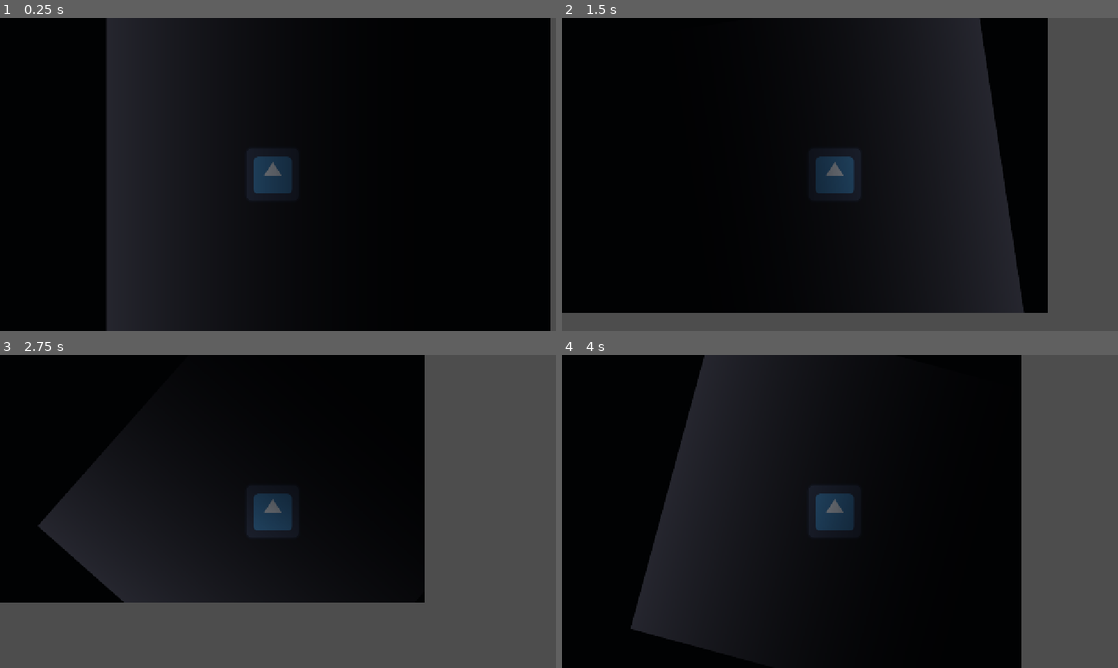
Above: before the commit, frames 1-4 (two rows, left to right).
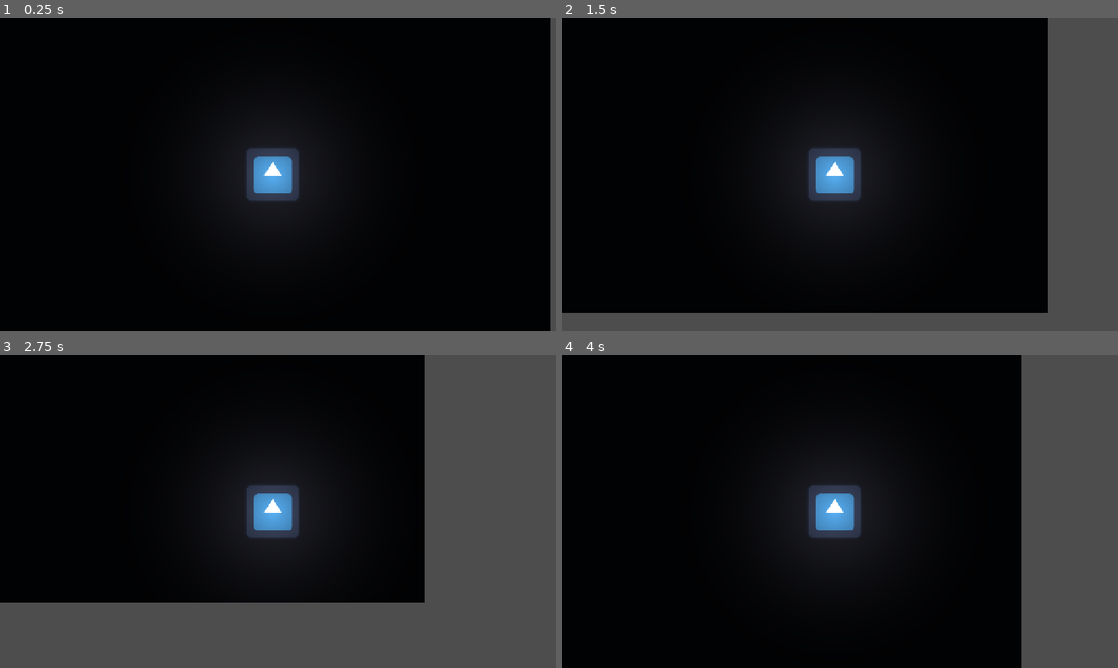
Above: after the commit, the same moments.

Repository: ssybuildathon-cmd/Shri-Shikshayatan-School
Game: Godot game, scene res://Scenes/MuseumRoom.tscn
The game is run twice, just before and just after one commit, with the same random seed, the same clock (stepped at 60 frames per second) and the same inputs. The engine's default icon, where the game draws it, is replaced by a stand-in: a white triangle on a blue panel in a dark square.
Inputs (mouse positions are in pixels of both pictures, inside the frame that each line leads up to):
- Up to frame 1 (0.25 s): no input
- Up to frame 2 (1.5 s): tap Enter at 0.5 s; move the mouse to (962, 158) at 0.52 s; hold Right (ui_right) 0.53-1.28 s; hold E (interact, bound only after the commit) 0.53-1.28 s; move the mouse to (728, 190) at 1.27 s; hold Down (ui_down) from 1.28 s (still down); tap E (interact, bound only after the commit) at 1.35 s
- Up to frame 3 (2.75 s): move the mouse to (333, 442) at 2.02 s; release Down (ui_down) at 2.03 s; hold Right (ui_right) from 2.03 s (still down); hold E (interact, bound only after the commit) from 2.03 s (still down)
- Up to frame 4 (4 s): move the mouse to (812, 574) at 2.77 s; release Right (ui_right) at 2.78 s; release E (interact, bound only after the commit) at 2.78 s; hold Up (ui_up) 2.78-3.53 s; tap E (interact, bound only after the commit) at 2.85 s; move the mouse to (1006, 558) at 3.52 s; hold Left (ui_left) from 3.53 s (still down); hold E (interact, bound only after the commit) from 3.53 s (still down)

The runs differ from the first frame. In frame 1, 14% of the frame differs, in the area x 19-54%, y 0-100%; in frame 2, 14%; in frame 3, 7.8%; in frame 4, 13%.

Commit message:
Implement Act I inspection system, TimeManager, and InspectUI.

Diff:
--- a/Scenes/player.tscn
+++ b/Scenes/player.tscn
@@ -13,10 +13,11 @@
 gradient = SubResource("Gradient_cvnsp")
 width = 256
 height = 256
-fill_from = Vector2(0, 0.5)
+fill = 1
+fill_from = Vector2(0.5, 0.5)
 fill_to = Vector2(1, 0.5)
 
-[node name="Player" type="CharacterBody2D" unique_id=550239130]
+[node name="Player" type="CharacterBody2D" unique_id=550239130 groups=["Player"]]
 script = ExtResource("1_cvnsp")
 
 [node name="Sprite2D" type="Sprite2D" parent="." unique_id=1945893911]
--- /dev/null
+++ b/Scripts/ChronosPhotograph.gd
@@ -0,0 +1,24 @@
+class_name ChronosPhotograph
+extends Interactable
+
+signal opened_inspection_view(photo_texture: Texture2D, caption_text: String)
+
+@export var normal_photo: Texture2D
+@export var distorted_photo: Texture2D
+
+func interact() -> void:
+	super.interact()
+
+	var current_time = TimeManager.current_minutes
+	var selected_texture: Texture2D = normal_photo
+	var caption: String = "An ancient photograph depicting the museum opening in 1924. The visitors stand frozen in place."
+
+	# Narrative shift as time approaches 6:00 PM
+	if current_time >= 530: # 5:30 PM or later
+		selected_texture = distorted_photo
+		caption = "The faces in the 1924 photograph have warped... One of the figures is wearing your exact clothes."
+
+	# Inspecting advances time by 15 minutes
+	TimeManager.advance_time(15)
+
+	opened_inspection_view.emit(selected_texture, caption)
--- /dev/null
+++ b/Scripts/Interactable.gd
@@ -0,0 +1,26 @@
+class_name Interactable
+extends Area2D
+
+signal interacted()
+
+@export var prompt_message: String = "Press E to Inspect"
+var is_player_in_range: bool = false
+
+func _ready() -> void:
+	body_entered.connect(_on_body_entered)
+	body_exited.connect(_on_body_exited)
+
+func _on_body_entered(body: Node2D) -> void:
+	if body.is_in_group("Player"):
+		is_player_in_range = true
+
+func _on_body_exited(body: Node2D) -> void:
+	if body.is_in_group("Player"):
+		is_player_in_range = false
+
+func _unhandled_input(event: InputEvent) -> void:
+	if is_player_in_range and event.is_action_pressed("interact"):
+		interact()
+
+func interact() -> void:
+	emit_signal("interacted")
--- /dev/null
+++ b/Scripts/TimeManager.gd
@@ -0,0 +1,25 @@
+extends Node
+
+signal time_advanced(new_time_str: String, minutes: int)
+signal clock_struck_six()
+
+var current_minutes: int = 500 # Represents 05:00 PM (5 hours * 60 mins)
+const MAX_MINUTES: int = 600    # Represents 06:00 PM (6 hours * 60 mins)
+
+func advance_time(minutes_to_add: int) -> void:
+	if current_minutes >= MAX_MINUTES:
+		return
+
+	current_minutes += minutes_to_add
+
+	if current_minutes >= MAX_MINUTES:
+		current_minutes = MAX_MINUTES
+		emit_signal("time_advanced", get_time_formatted(), minutes_to_add)
+		emit_signal("clock_struck_six")
+	else:
+		emit_signal("time_advanced", get_time_formatted(), minutes_to_add)
+
+func get_time_formatted() -> String:
+	var hours: int = int(current_minutes / 60.0)
+	var mins: int = current_minutes % 60
+	return "%02d:%02d PM" % [hours, mins]
--- /dev/null
+++ b/inspect_ui.tscn
@@ -0,0 +1,33 @@
+[gd_scene format=3 uid="uid://dete8cjhdbuc7"]
+
+[node name="InspectUI" type="Control" unique_id=244419135]
+layout_mode = 3
+anchors_preset = 15
+anchor_right = 1.0
+anchor_bottom = 1.0
+grow_horizontal = 2
+grow_vertical = 2
+
+[node name="BackgroundOverlay" type="ColorRect" parent="." unique_id=1001314664]
+layout_mode = 1
+anchors_preset = 15
+anchor_right = 1.0
+anchor_bottom = 1.0
+grow_horizontal = 2
+grow_vertical = 2
+color = Color(0.11, 0.11, 0.11, 1)
+
+[node name="DisplayImage" type="TextureRect" parent="." unique_id=932872355]
+layout_mode = 0
+offset_right = 40.0
+offset_bottom = 40.0
+
+[node name="CaptionLabel" type="Label" parent="." unique_id=1606993334]
+layout_mode = 0
+offset_right = 40.0
+offset_bottom = 23.0
+
+[node name="CloseButton" type="Button" parent="." unique_id=495771189]
+layout_mode = 0
+offset_right = 8.0
+offset_bottom = 8.0
--- a/project.godot
+++ b/project.godot
@@ -15,11 +15,23 @@
 config/features=PackedStringArray("4.7", "Forward Plus")
 config/icon="res://icon.svg"
 
+[autoload]
+
+TimeManager="*uid://c2x2q32ryl0nk"
+
 [display]
 
 window/size/viewport_width=1280
 window/size/viewport_height=720
 window/stretch/mode="canvas_items"
+
+[input]
+
+interact={
+"deadzone": 0.2,
+"events": [Object(InputEventKey,"resource_local_to_scene":false,"resource_name":"","device":-1,"window_id":0,"alt_pressed":false,"shift_pressed":false,"ctrl_pressed":false,"meta_pressed":false,"pressed":false,"keycode":0,"physical_keycode":69,"key_label":0,"unicode":101,"location":0,"echo":false,"script":null)
+]
+}
 
 [physics]
 
Not shown, added: Scripts/ChronosPhotograph.gd.uid
Not shown, added: Scripts/Interactable.gd.uid
Not shown, added: Scripts/TimeManager.gd.uid
